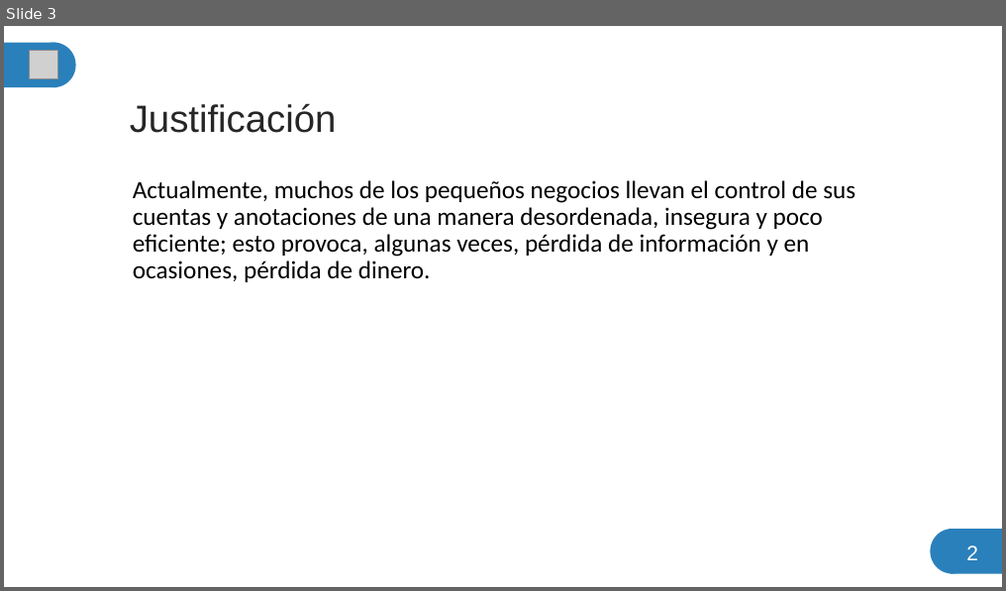
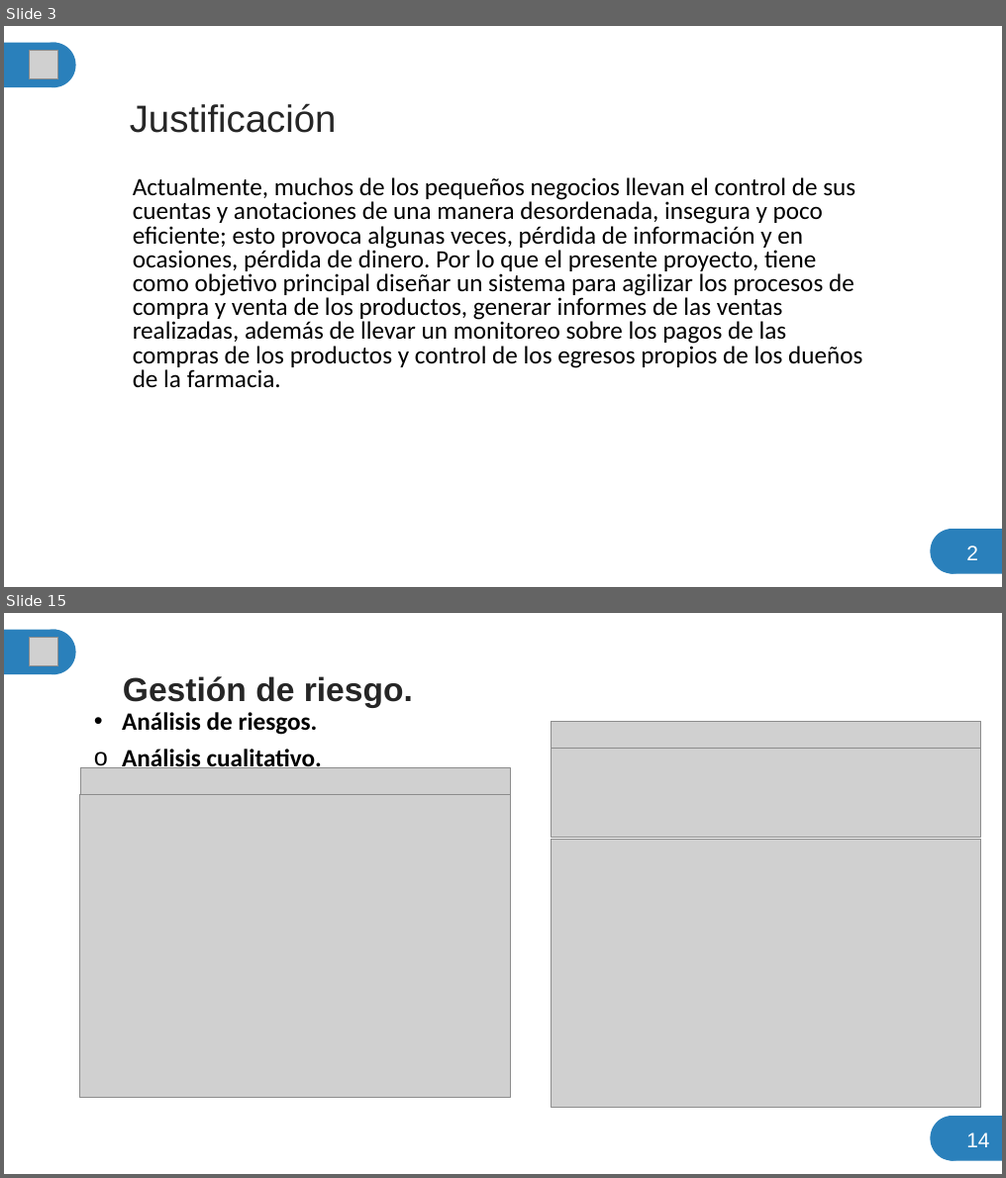
Before and after one commit to scarktt/Farmacia-Salud, a slide deck: Documentation/PresentacionProyecto.pptx. Shown one above the other, each under a label of ours: slide 3 before the commit, slides 3 and 15 after it; the slides between them are not shown. The pictures are 1006x591 and 1006x1178 pixels, drawn with LibreOffice and Linux fonts; fonts in the diff are those of the drawing; grey boxes stand for pictures. Boxes give left, top, right and bottom in pixels: in the first picture for what was removed or moved away, otherwise in the second. Text is boxed around its words. In the diff, an @@ line names an element or a change of style, - is before the commit and + after.

Commit message:
Actualizacion de la presentacion de proyecto que fue para EPI

```diff
--- a/Documentation/PresentacionProyecto.pptx
+++ b/Documentation/PresentacionProyecto.pptx
@@ slide 15 added at (4,613,1002,1174), background #FFFFFF @@
@@ rectangle added at (4,630,56,674), fill #2A80BB @@
@@ picture added at (30,638,58,666) @@
@@ ellipse added at (32,630,76,674), fill #2A80BB @@
@@ title added at (123,676,413,708), 32 pt, text #262626, bold @@
+Gestión de riesgo.
@@ subtitle added at (122,712,322,768), 24 pt, text #000000, bold @@
+• Análisis de riesgos.
+o Análisis cualitativo.
@@ picture added at (551,721,981,748) @@
@@ picture added at (551,749,981,838) @@
@@ picture added at (80,767,510,794) @@
@@ picture added at (79,795,510,1098) @@
@@ picture added at (551,839,981,1107) @@
@@ ellipse added at (930,1116,974,1161), fill #2A80BB @@
@@ rectangle added at (950,1116,1002,1161), fill #2A80BB @@
@@ text added at (966,1133,989,1148), 20 pt, text #FFFFFF @@
+14
@@ slide 3 changed as well @@
@@ subtitle at (133,177,862,387): text changed @@
-Actualmente, muchos de los pequeños negocios llevan el control de sus cuentas y anotaciones de una manera desordenada, insegura y poco eficiente; esto provoca, algunas veces, pérdida de información y en ocasiones, pérdida de dinero.
+Actualmente, muchos de los pequeños negocios llevan el control de sus cuentas y anotaciones de una manera desordenada, insegura y poco eficiente; esto provoca algunas veces, pérdida de información y en ocasiones, pérdida de dinero. Por lo que el presente proyecto, tiene como objetivo principal diseñar un sistema para agilizar los procesos de compra y venta de los productos, generar informes de las ventas realizadas, además de llevar un monitoreo sobre los pagos de las compras de los productos y control de los egresos propios de los dueños de la farmacia.
```
Also in this commit, not shown: 3 other slides changed, 20 other slides added, 1 slide removed, 1 other file.
